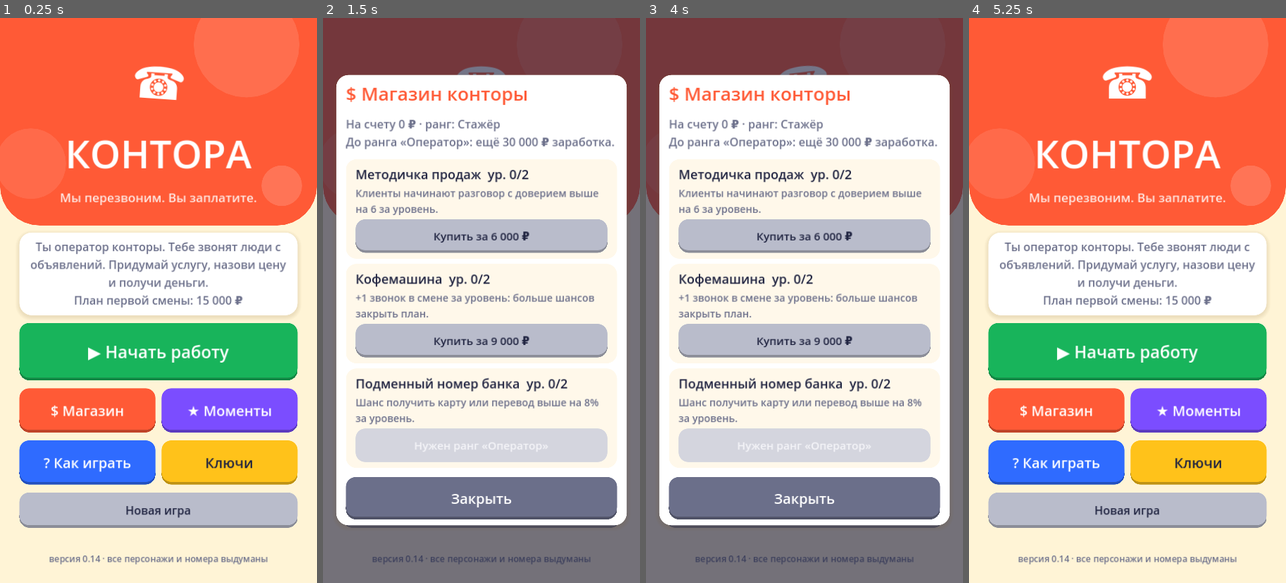
Above: before the commit, frames 1-4 (left to right).
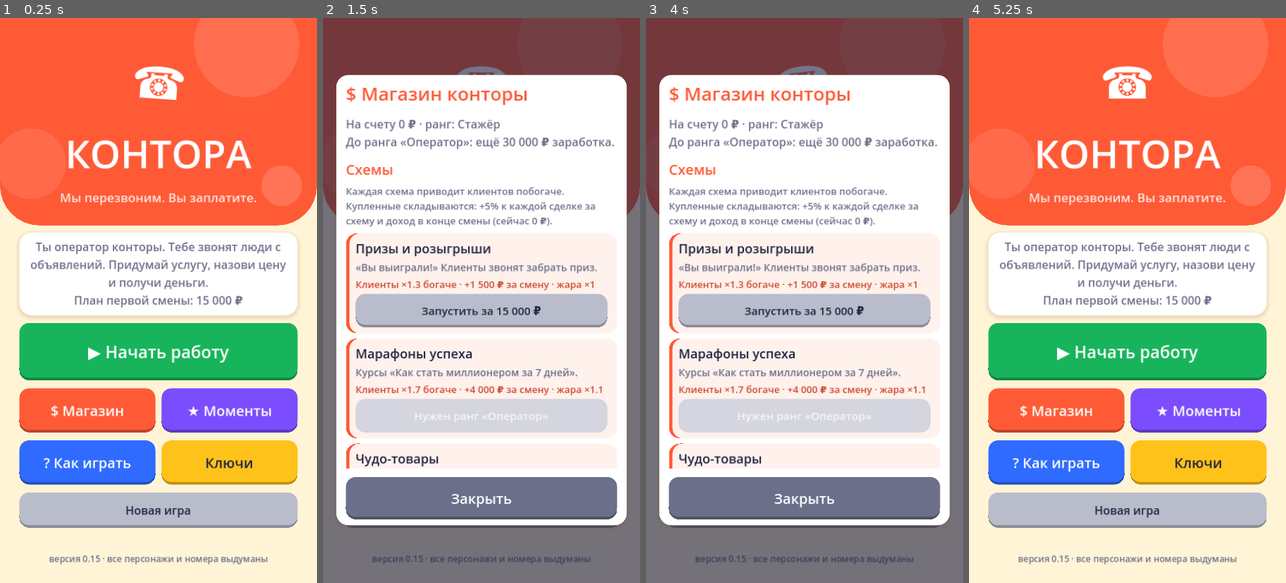
Above: after the commit, the same moments.

Repository: kokazolik/scumai
Game: Godot game, scene res://main.tscn
The game is run twice, just before and just after one commit, with the same random seed, the same clock (stepped at 60 frames per second) and the same inputs.
Inputs:
- Up to frame 1 (0.25 s): no input
- Up to frame 2 (1.5 s): click "☎ Дальше" at 0.5 s; click "$ Магазин" at 1.25 s
- Up to frame 3 (4 s): click "▶ Начать работу" at 2 s; click "▶ Начать работу" at 2.75 s; click "? Как играть" at 3.5 s
- Up to frame 4 (5.25 s): click "? Как играть" at 4.25 s; click "Новая игра" at 5 s

The runs differ from the first frame. In frame 1, less than 0.1% of the frame differs, in the area x 30-32%, y 95-97%; in frame 2, 27%, in the area x 7-90%, y 26-97%; in frame 3, 27%; in frame 4, less than 0.1%.

Commit message:
v0.15: покупаемые схемы, которые складываются
Co-Authored-By: Claude Opus 5.5 <noreply@anthropic.com>
Claude-Session: https://claude.ai/code/session_01Asjs6gV3ucSs4DgrwBz737

Diff:
--- a/scripts/callers.gd
+++ b/scripts/callers.gd
@@ -136,21 +136,21 @@
 	"сторож", "продавщица на рынке", "айтишник", "кладовщик", "библиотекарь", "кондуктор", "рыбак", "блогер-неудачник",
 	"сантехник", "учительница", "охранник ТЦ", "кошатница", "бывший военный", "школьник-геймер", "вахтёрша", "фермер"]
 
-static func generate(parody: bool, avoid: Array) -> Dictionary:
+static func generate(parody: bool, avoid: Array, premise := "") -> Dictionary:
 	var kind := """Это ПАРОДИЙНЫЙ персонаж: смешная отсылка к известному герою фильмов, мультфильмов, книг или мифов.
 Имя обязательно переделай в смешной каламбур, оригинальное имя не используй (примеры: «Балк» — огромный зелёный мужик, который злится и всё ломает; «Граф Мрякула» — кот-вампир из Трансильвании, боится чеснока и не выходит днём).
 Повод звонка и характер обыгрывают его особенности, но звонит он как обычный клиент с бытовой проблемой.
 Возьми героя из этой области: %s.""" % THEMES.pick_random() if parody else \
 """Это обычный современный житель России. Бытовая и узнаваемая история, немного смешная.
-Пол: %s. Возраст: примерно %d. Подсказка к образу: %s. Имя выбери редкое, не Эдуард и не Валерий.""" % [
+Пол: %s. Возраст: примерно %d. Подсказка к образу: %s. Имя выбери редкое и необычное, не Эдуард, не Валерий и не Аглая.""" % [
 	["мужчина", "женщина"].pick_random(), randi_range(17, 88), PEOPLE.pick_random()]
 	var sys := """Придумай одного человека, который звонит в подозрительную контору в сатирической игре.
 %s
-Он узнал номер из рекламы, объявления, СМС, спама, листовки, сайта и т. п. и звонит по конкретному поводу.
+%s
 Характер должен намекать, на что он может повестись и что его насторожит.
 Не повторяй этих персонажей: %s.
 Ответь строго JSON без пояснений:
-{"name":"имя, коротко, до 25 символов, без скобок и пояснени …(121 unchanged characters)… и слабые места, 1-2 фразы"}""" % [kind, ", ".join(avoid.slice(-12))]
+{"name":"имя, коротко, до 25 символов, без скобок и пояснени …(121 unchanged characters)… и слабые места, 1-2 фразы"}""" % [kind, ("Он звонит, потому что клюнул на это: %s. Повод звонка связан с этим." % premise) if premise != "" else "Он узнал номер из рекламы, объявления, СМС, спама, листовки, сайта и т. п. и звонит по конкретному поводу.", ", ".join(avoid.slice(-12))]
 	var res: Dictionary = await LLM.chat([
 		{"role": "system", "content": sys},
 		{"role": "user", "content": "Новый звонящий. Случайное число для разнообразия: %d" % randi()},
--- a/scripts/desktop.gd
+++ b/scripts/desktop.gd
@@ -4,7 +4,7 @@
 ## переписка, поле ввода с микрофоном, кнопки), платёжный терминал,
 ## итоги смены с «прикольными моментами». Весь интерфейс собирается кодом.
 
-const VERSION := "0.14"
+const VERSION := "0.15"
 const SAVE_PATH := "user://save.cfg"
 const SHIFT_CALLS := 8       # звонков в смене
 const FIRST_QUOTA := 15000   # план первой смены, ₽
@@ -43,6 +43,8 @@
 var heat := 0                  # внимание полиции 0..100
 var raids := 0
 var upgrades: Dictionary = {}  # купленные улучшения {id: уровень}
+var schemes: Array = ["repair"]  # купленные схемы
+var cur_scheme: Dictionary = {}
 var heat_bar: ProgressBar
 var heat_label: Label
 var call_paid := false
@@ -50,6 +52,7 @@
 var caller_order: Array = []
 var next_profile: Dictionary = {}  # следующий звонящий, которого заранее придумала нейронка
 var generating := false
+var prefetch_gen := 0  # растёт при покупке схемы: заготовленный клиент по старым схемам выбрасывается
 var used_names: Array = []
 var session: CallSession
 var dictated_card := ""
@@ -153,7 +156,7 @@
 
 func _save() -> void:
 	var c := ConfigFile.new()
-	for k in ["balance", "deals", "shift", "quota", "shift_earned", "shift_calls", "total_calls", "best_shift", "shift_log", "last_moments", "earned_total", "heat", "raids", "upgrades"]:
+	for k in ["balance", "deals", "shift", "quota", "shift_earned", "shift_calls", "total_calls", "best_shift", "shift_log", "last_moments", "earned_total", "heat", "raids", "upgrades", "schemes"]:
 		c.set_value("game", k, get(k))
 	c.save(SAVE_PATH)
 
@@ -162,7 +165,7 @@
 	var c := ConfigFile.new()
 	if c.load(SAVE_PATH) != OK:
 		return
-	for k in ["balance", "deals", "shift", "quota", "shift_earned", "shift_calls", "total_calls", "best_shift", "shift_log", "last_moments", "earned_total", "heat", "raids", "upgrades"]:
+	for k in ["balance", "deals", "shift", "quota", "shift_earned", "shift_calls", "total_calls", "best_shift", "shift_log", "last_moments", "earned_total", "heat", "raids", "upgrades", "schemes"]:
 		if c.has_section_key("game", k):
 			set(k, c.get_value("game", k))
 
@@ -178,7 +181,7 @@
 	balance = 0; deals = 0; shift = 1; quota = FIRST_QUOTA
 	shift_earned = 0; shift_calls = 0; total_calls = 0; best_shift = 0
 	shift_log = []; last_moments = []
-	earned_total = 0; heat = 0; raids = 0; upgrades = {}
+	earned_total = 0; heat = 0; raids = 0; upgrades = {}; schemes = ["repair"]
 	_clear_chat()
 	_save()
 	_update_balance()
@@ -441,8 +444,8 @@
 	else:
 		menu_play_btn.text = "▶ Начать работу"
 	if _has_progress():
-		menu_stats.text = "%s · смена %d · план %s / %s\nНа счету %s · сделок %d · жара %d%%\nЛучшая смена: %s" % [
-			_rank_name(), shift, _rub(shift_earned), _rub(quota), _rub(balance), deals, heat, _rub(best_shift)]
+		menu_stats.text = "%s · смена %d · план %s / %s\nНа счету %s · сделок %d · жара %d%%\nСхем: %d · лучшая смена: %s" % [
+			_rank_name(), shift, _rub(shift_earned), _rub(quota), _rub(balance), deals, heat, schemes.size(), _rub(best_shift)]
 	else:
 		menu_stats.text = "Ты оператор конторы. Тебе звонят люди с объявлений. Придумай услугу, назови цену и получи деньги.\nПлан первой смены: " + _rub(FIRST_QUOTA)
 
@@ -473,7 +476,7 @@
 • Клиент может бросить трубку в любой момент.
 • Микрофон: с бесплатным ключом голоса (меню «Ключи») нажми, скажи фразу, нажми ещё раз, и она отправится. Без ключа откроется диктовка клавиатуры.
 • Жара растёт с каждой сделкой. На 100% будет облава и штраф. Пустые звонки и конец смены её сбивают.
-• Деньги со счёта тратятся в магазине на улучшения. Ранг растёт от заработка и открывает новые товары.
+• Деньги со счёта тратятся в магазине на новые схемы и улучшения. Схемы приводят клиентов богаче и складываются. Ранг растёт от заработка и открывает новые товары.
 • В конце смены вспомним самые смешные моменты."""
 	var l := _label(text, 26, C_INK, true)
 	l.custom_minimum_size.x = 570
@@ -902,7 +905,7 @@
 	var new_rank := Upgrades.rank_index(earned_total)
 	if new_rank > old_rank:
 		_add_note("★ Новый ранг: %s! В магазине открылись новые улучшения, клиенты стали богаче." % Upgrades.RANKS[new_rank]["name"], C_PURPLE, true)
-	_add_heat(int(round((5 + rub / 1000.0) * (1.0 - 0.25 * Upgrades.level(upgrades, "lawyer")))))
+	_add_heat(int(round((5 + rub / 1000.0) * float(cur_scheme.get("heat", 1.0)) * (1.0 - 0.25 * Upgrades.level(upgrades, "lawyer")))))
 	_update_balance()
 	_bump(balance_label)
 	_save()
@@ -967,12 +970,15 @@
 		p = caller_order.pop_back()
 		while p["name"] in used_names and not caller_order.is_empty():
 			p = caller_order.pop_back()
+		p = p.duplicate()
+		p["scheme"] = "repair"
 	used_names.append(p["name"])
 	_prefetch_caller()
 	dictated_card = ""
 	pinned_card_btn.hide()
 	session = CallSession.new(p)
 	call_paid = false
+	cur_scheme = Upgrades.scheme(str(p.get("scheme", "repair")))
 	_apply_upgrades(session)
 	call_rec = {"name": p["name"], "age": p["age"], "outcome": "звонок прервался", "money": 0, "lines": []}
 	shift_log.append(call_rec)
@@ -989,7 +995,7 @@
 		_add_note("Клиент согласен заплатить " + _rub(rub), C_GREEN, true))
 	_clear_chat()
 	caller_name.text = "%s, %d" % [p["name"], p["age"]]
-	caller_info.text = "Узнал(а) о нас: " + p["source"]
+	caller_info.text = ("Схема «%s» · " % cur_scheme["name"] if schemes.size() > 1 else "") + "Узнал(а) о нас: " + p["source"]
 	if Upgrades.level(upgrades, "base") > 0:
 		caller_info.text += "\nБаза: денег около %s. %s" % [_rub(session.budget), p["personality"]]
 	_set_avatar(p["name"])
@@ -1017,6 +1023,7 @@
 	var mult: float = Upgrades.RANKS[Upgrades.rank_index(earned_total)]["mult"]
 	if Upgrades.level(upgrades, "office") > 0:
 		mult *= 1.3
+	mult *= float(cur_scheme.get("mult", 1.0)) * (1.0 + 0.05 * (schemes.size() - 1))  # схемы складываются
 	s.budget = int(round(s.budget * mult / 500.0)) * 500
 
 
@@ -1070,6 +1077,47 @@
 		top.text = "На счету %s · ранг: %s%s" % [_rub(balance), Upgrades.RANKS[r]["name"], nxt]
 		for c in list.get_children():
 			c.queue_free()
+		list.add_child(_label("Схемы", 32, C_ACCENT))
+		list.add_child(_label("Каждая схема приводит клиентов побогаче. Купленные складываются: +5%% к каждой сделке за схему и доход в конце смены (сейчас %s)." % _rub(Upgrades.passive_income(schemes)), 22, C_MUTED, true))
+		for sc_item in Upgrades.SCHEMES:
+			if sc_item["price"] == 0:
+				continue
+			var owned: bool = sc_item["id"] in schemes
+			var scard := PanelContainer.new()
+			var ssb := _box(Color("fff1ec") if not owned else Color("eafaf0"), 24, 22)
+			ssb.border_width_left = 8
+			ssb.border_color = C_ACCENT if not owned else C_GREEN
+			scard.add_theme_stylebox_override("panel", ssb)
+			var sv := VBoxContainer.new()
+			sv.add_theme_constant_override("separation", 6)
+			scard.add_child(sv)
+			sv.add_child(_label(sc_item["name"], 29, C_INK, true))
+			sv.add_child(_label(sc_item["desc"], 23, C_MUTED, true))
+			sv.add_child(_label("Клиенты ×%s богаче · +%s за смену · жара ×%s" % [str(sc_item["mult"]), _rub(sc_item["passive"]), str(sc_item["heat"])], 22, C_ACCENT.darkened(0.2), true))
+			var sb2: Button
+			if owned:
+				sb2 = _big_button("✔ Работает", Color("b9bccb"), Callable(), 76)
+				sb2.disabled = true
+			elif r < sc_item["rank"]:
+				sb2 = _big_button("Нужен ранг «%s»" % Upgrades.RANKS[sc_item["rank"]]["name"], Color("b9bccb"), Callable(), 76)
+				sb2.disabled = true
+			else:
+				var sprice: int = sc_item["price"]
+				var sid: String = sc_item["id"]
+				sb2 = _big_button("Запустить за " + _rub(sprice), C_ACCENT if balance >= sprice else Color("b9bccb"), func():
+					if balance < sprice:
+						return
+					balance -= sprice
+					schemes.append(sid)
+					next_profile = {}  # следующий клиент уже придёт и по новой схеме
+					prefetch_gen += 1
+					_save()
+					_update_balance()
+					holder[0].call(), 76)
+			sb2.add_theme_font_size_override("font_size", 25)
+			sv.add_child(sb2)
+			list.add_child(scard)
+		list.add_child(_label("Улучшения", 32, C_ACCENT))
 		for u in Upgrades.LIST:
 			var lvl := Upgrades.level(upgrades, u["id"])
 			var maxl: int = u["prices"].size()
@@ -1118,9 +1166,15 @@
 	var avoid := used_names.duplicate()
 	for c in Callers.LIST:
 		avoid.append(c["name"])
-	var p: Dictionary = await Callers.generate(randf() < 0.35, avoid)
+	var gen := prefetch_gen
+	var sch := Upgrades.pick_scheme(schemes)
+	var p: Dictionary = await Callers.generate(randf() < 0.35, avoid, sch["premise"])
 	generating = false
+	if gen != prefetch_gen:
+		_prefetch_caller()
+		return
 	if not p.is_empty() and not (p["name"] in used_names):
+		p["scheme"] = sch["id"]
 		next_profile = p
 
 
@@ -1306,12 +1360,18 @@
 	var ok := shift_earned >= quota
 	best_shift = maxi(best_shift, shift_earned)
 	var next_quota := int(round(quota * QUOTA_GROWTH / 500.0)) * 500 if ok else quota
+	# Старые схемы приносят доход, только если смена вообще работала: весь при выполненном плане, половину иначе.
+	var passive := 0 if shift_earned <= 0 else (Upgrades.passive_income(schemes) if ok else Upgrades.passive_income(schemes) / 2)
+	if passive > 0:
+		balance += passive
+		earned_total += passive
 	var m := _modal()
 	var dim: Control = m[0]
 	var v: VBoxContainer = m[1]
 	v.add_child(_label("ПЛАН ВЫПОЛНЕН!" if ok else "ПЛАН ПРОВАЛЕН", 50, C_GREEN if ok else C_RED, false, HORIZONTAL_ALIGNMENT_CENTER))
 	var info := _label("Смена %d: заработано %s из %s.\n%s" % [shift, _rub(shift_earned), _rub(quota),
-		("Следующий план: " + _rub(next_quota)) if ok else "Начальник недоволен. Смена начинается заново."], 27, C_INK, true, HORIZONTAL_ALIGNMENT_CENTER)
+		("Следующий план: " + _rub(next_quota)) if ok else "Начальник недоволен. Смена начинается заново."] +
+		("\nСтарые схемы принесли ещё %s на счёт." % _rub(passive) if passive > 0 else ""), 27, C_INK, true, HORIZONTAL_ALIGNMENT_CENTER)
 	info.custom_minimum_size.x = 580
 	v.add_child(info)
 	v.add_child(_label("★ Лучшие моменты смены", 34, C_PURPLE))
--- a/scripts/upgrades.gd
+++ b/scripts/upgrades.gd
@@ -40,3 +40,61 @@
 		if u["id"] == id:
 			return u
 	return {}
+
+
+## Схемы конторы, от дешёвых к прибыльным. Каждая купленная схема приводит своих клиентов
+## (бюджет × mult, жара × heat), а все купленные схемы вместе складываются:
+## +5% к каждой сделке за каждую схему и пассивный доход в конце смены.
+const SCHEMES := [
+	{"id": "repair", "name": "Ремонт на дому", "price": 0, "rank": 0, "mult": 1.0, "heat": 1.0, "passive": 0,
+		"desc": "Стартовая схема: объявления «Ремонт любой техники».",
+		"premise": "объявление о ремонте техники на дому или похожая бытовая услуга"},
+	{"id": "prize", "name": "Призы и розыгрыши", "price": 15000, "rank": 0, "mult": 1.3, "heat": 1.0, "passive": 1500,
+		"desc": "«Вы выиграли!» Клиенты звонят забрать приз.",
+		"premise": "сообщение, что он выиграл приз в розыгрыше, и теперь звонит его забрать"},
+	{"id": "courses", "name": "Марафоны успеха", "price": 35000, "rank": 1, "mult": 1.7, "heat": 1.1, "passive": 4000,
+		"desc": "Курсы «Как стать миллионером за 7 дней».",
+		"premise": "реклама курса или марафона успеха от инфобизнесмена"},
+	{"id": "gadgets", "name": "Чудо-товары", "price": 70000, "rank": 1, "mult": 2.2, "heat": 1.15, "passive": 8000,
+		"desc": "Магнитные браслеты, пояса для похудения, «квантовые» фильтры.",
+		"premise": "телемагазин с чудо-товаром: браслет от всех болезней, пояс для похудения и т. п."},
+	{"id": "lottery", "name": "Наследство из-за границы", "price": 140000, "rank": 2, "mult": 3.0, "heat": 1.3, "passive": 16000,
+		"desc": "Дальний родственник оставил миллионы, осталось оплатить пошлину.",
+		"premise": "письмо о наследстве от дальнего заграничного родственника"},
+	{"id": "crypto", "name": "Крипто-инвестиции", "price": 300000, "rank": 3, "mult": 4.2, "heat": 1.45, "passive": 35000,
+		"desc": "Монета «КонтораКоин» вырастет в 1000 раз. Обязательно.",
+		"premise": "реклама инвестиций в новую криптовалюту с гарантированной доходностью"},
+	{"id": "moon", "name": "Участки на Луне", "price": 650000, "rank": 4, "mult": 6.0, "heat": 1.6, "passive": 80000,
+		"desc": "Элитная недвижимость с видом на Землю. Вершина карьеры.",
+		"premise": "реклама продажи элитных участков на Луне с видом на Землю"},
+]
+
+
+static func scheme(id: String) -> Dictionary:
+	for s in SCHEMES:
+		if s["id"] == id:
+			return s
+	return SCHEMES[0]
+
+
+## Случайная купленная схема; новые выпадают чаще старых.
+static func pick_scheme(owned: Array) -> Dictionary:
+	var pool := []
+	var total := 0
+	for i in SCHEMES.size():
+		if SCHEMES[i]["id"] in owned:
+			total += i + 1
+			pool.append([SCHEMES[i], total])
+	var r := randi_range(1, maxi(total, 1))
+	for p in pool:
+		if r <= p[1]:
+			return p[0]
+	return SCHEMES[0]
+
+
+static func passive_income(owned: Array) -> int:
+	var sum := 0
+	for s in SCHEMES:
+		if s["id"] in owned:
+			sum += int(s["passive"])
+	return sum
Not shown, changed: export_presets.cfg
Not shown, removed: apk/kontora-0.14.apk
Not shown, added: apk/kontora-0.15.apk
